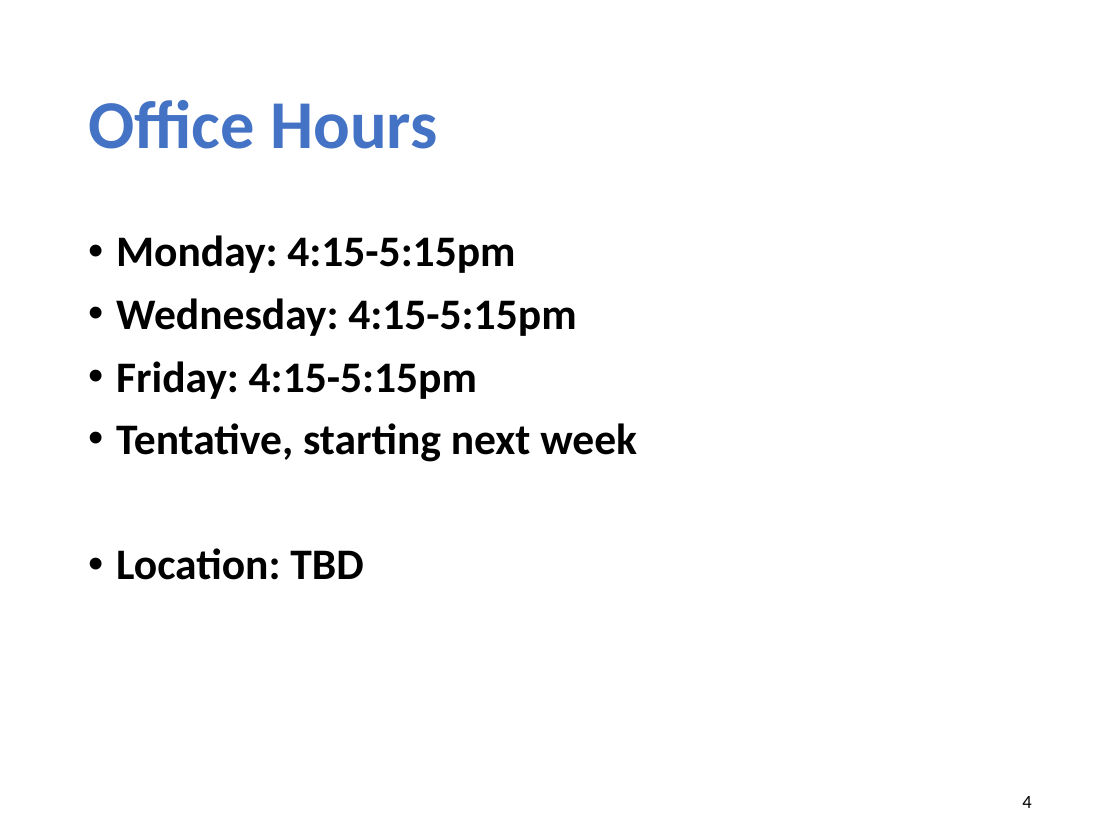
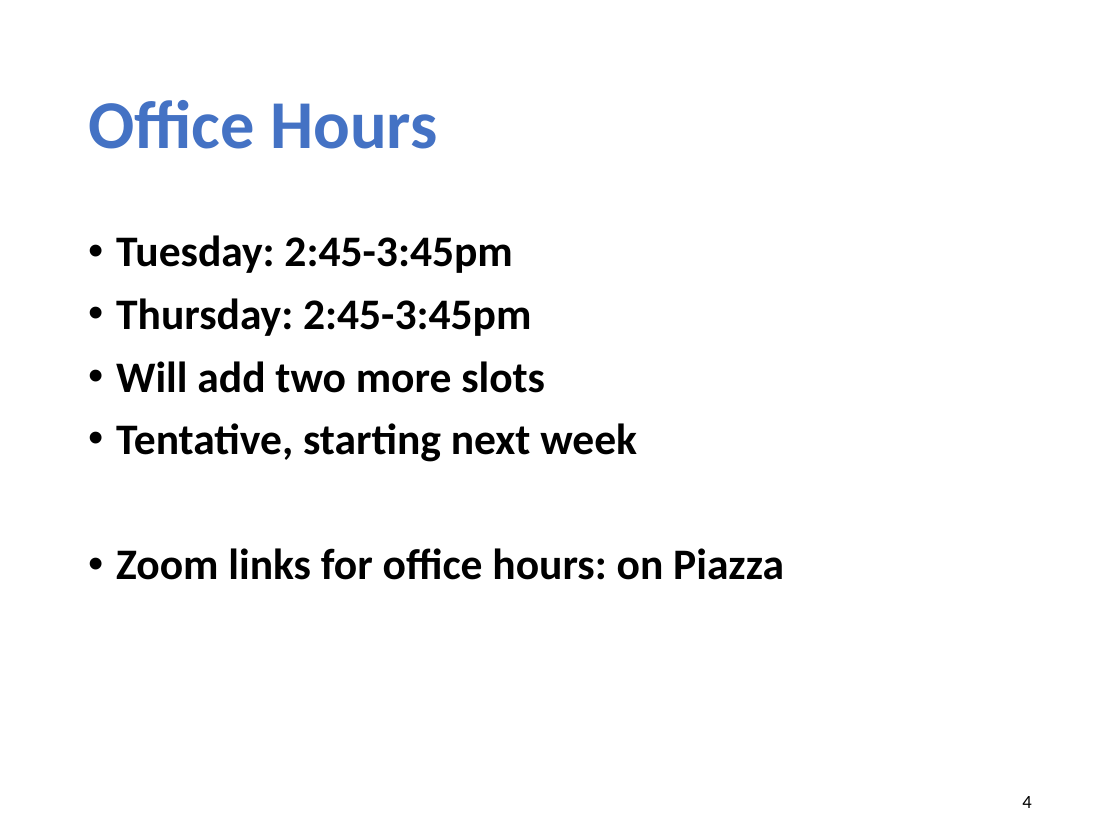
Before and after one commit to xinjin/course-net, a slide deck: slide 4 of slides/lec01_introduction.pptx. Drawn at 1120x840 pixels with LibreOffice and Linux fonts; fonts in the diff are those of the drawing. Boxes give left, top, right and bottom in pixels: in the first picture for what was removed or moved away, otherwise in the second. Text is boxed around its words. In the diff, an @@ line names an element or a change of style, - is before the commit and + after.

```diff
--- a/slides/lec01_introduction.pptx
+++ b/slides/lec01_introduction.pptx
@@ text at [116, 235, 545, 393]: text changed @@
-• Monday: 4:15-5:15pm
-• Wednesday: 4:15-5:15pm
-• Friday: 4:15-5:15pm
+• Tuesday: 2:45-3:45pm
+• Thursday: 2:45-3:45pm
+• Will add two more slots
@@ text at [116, 548, 784, 580]: text changed @@
-• Location: TBD
+• Zoom links for office hours: on Piazza
```
Also in this commit, not shown: 9 other slides changed, 3 slides added, 1 other file.
